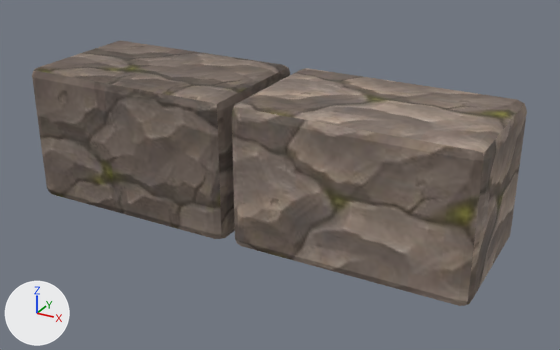
Two versions of the glTF model assets/models/build/beam_half__cut_stone.glb, one commit apart.
One viewpoint serves both versions: a 50 mm camera at (0.749, -1.291, 0.751) aimed at (0.042, -0.007, 0.109). The axes (+X, +Y, +Z) are drawn at lower left. The lights are the same throughout. The picture after the commit comes second. Vertices at exactly the same position are counted once.

In view in the first picture: 'model'.
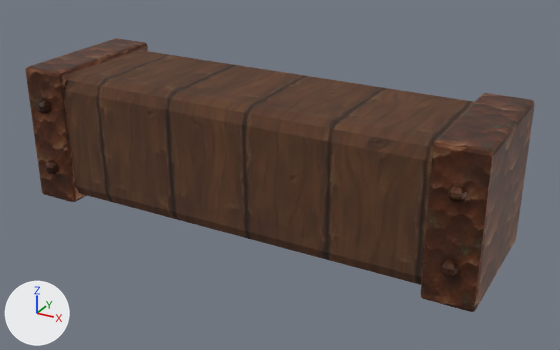
Changed parts and their boxes [x1, y1, x2, y2] in the pictures (560 x 350 px):
'model', reshaped, recoloured: before [32, 40, 527, 306]; after [25, 38, 535, 312]
part 1 of me_cube_001, added: after [448, 184, 467, 202]
part 2 of me_cube_001, added: after [45, 160, 58, 174]
part 3 of me_cube_001, added: after [37, 100, 51, 114]
part 4 of me_cube_001, added: after [441, 259, 459, 277]
part 5 of me_cube_001, rebuilt: before [232, 68, 527, 306]; after [64, 50, 474, 285]
part 6 of me_cube_001, added (brown): after [25, 38, 148, 202]
part 7 of me_cube_001, added (brown): after [421, 93, 535, 312]
part 8 of me_cube_001, deleted: before [32, 40, 290, 239]

What changed in the scene script:
```text
Add img_copper_b:
    img_copper_b = load_image('copper_b', '_unpacked/copper_b', 256, 256, 'sRGB')
Add img_copper_dark:
    img_copper_dark = load_image('copper_dark', '_unpacked/copper_dark', 256, 256, 'sRGB')
Add img_wood_dark:
    img_wood_dark = load_image('wood_dark', '_unpacked/wood_dark', 256, 256, 'sRGB')
Add mat_copper_b:
    mat_copper_b = principled_material('copper_b')
    mat_copper_b.texture = img_copper_b
    mat_copper_b.metallic = 0.6
    mat_copper_b.roughness = 0.45
Add mat_copper_dark:
    mat_copper_dark = principled_material('copper_dark')
    mat_copper_dark.texture = img_copper_dark
    mat_copper_dark.metallic = 0.6
    mat_copper_dark.roughness = 0.45
Add mat_wood_dark:
    mat_wood_dark = principled_material('wood_dark')
    mat_wood_dark.texture = img_wood_dark
    mat_wood_dark.roughness = 0.9
Change me_cube_001:
    used by ob_model
    remove me_cube_001.from_pydata(...)  # 112 vertices, 216 faces; spans x -0.49..0.49, y -0.15..0.15, z 0.0..0.3
    remove me_cube_001.materials.append(mat_stone_a)  # picture img_stone_a
    remove me_cube_001.materials.append(mat_stone_b)  # picture img_stone_b
    add me_cube_001.from_pydata(...)  # 304 vertices, 580 faces; spans x -0.5..0.5, y -0.168..0.15, z 0.0..0.3
    me_cube_001 part 1: a new loose piece, a UV sphere (8 segments, 5 rings, poles along z) spanning x 0.435..0.465, y -0.168..-0.138, z 0.204..0.236, in mat_copper_dark (picture img_copper_dark)
    me_cube_001 part 2: a new loose piece, a UV sphere (8 segments, 5 rings, poles along z) spanning x -0.465..-0.435, y -0.168..-0.138, z 0.064..0.096, in mat_copper_dark (picture img_copper_dark)
    me_cube_001 part 3: a new loose piece, a UV sphere (8 segments, 5 rings, poles along z) spanning x -0.465..-0.435, y -0.168..-0.138, z 0.204..0.236, in mat_copper_dark (picture img_copper_dark)
    me_cube_001 part 4: a new loose piece, a UV sphere (8 segments, 5 rings, poles along z) spanning x 0.435..0.465, y -0.168..-0.138, z 0.064..0.096, in mat_copper_dark (picture img_copper_dark)
    me_cube_001 part 5: the loose piece of 56 vertices spanning x 0.01..0.49, y -0.15..0.15, z 0.0..0.3 is rebuilt with 56 vertices and now spans x -0.49..0.49, y -0.14..0.14, z 0.01..0.29, in mat_wood_dark (picture img_wood_dark)
    me_cube_001 part 6: a new loose piece of 56 vertices spanning x -0.5..-0.4, y -0.15..0.15, z 0.0..0.3, in mat_copper_b (picture img_copper_b)
    me_cube_001 part 7: a new loose piece of 56 vertices spanning x 0.4..0.5, y -0.15..0.15, z 0.0..0.3, in mat_copper_b (picture img_copper_b)
    me_cube_001 part 8
    56 vertices are removed from x -0.49..-0.01, y -0.15..0.15, z 0.0..0.3
    108 faces are deleted
    add me_cube_001.materials.append(mat_copper_dark)  # picture img_copper_dark
    add me_cube_001.materials.append(mat_wood_dark)  # picture img_wood_dark
    add me_cube_001.materials.append(mat_copper_b)  # picture img_copper_b
```
